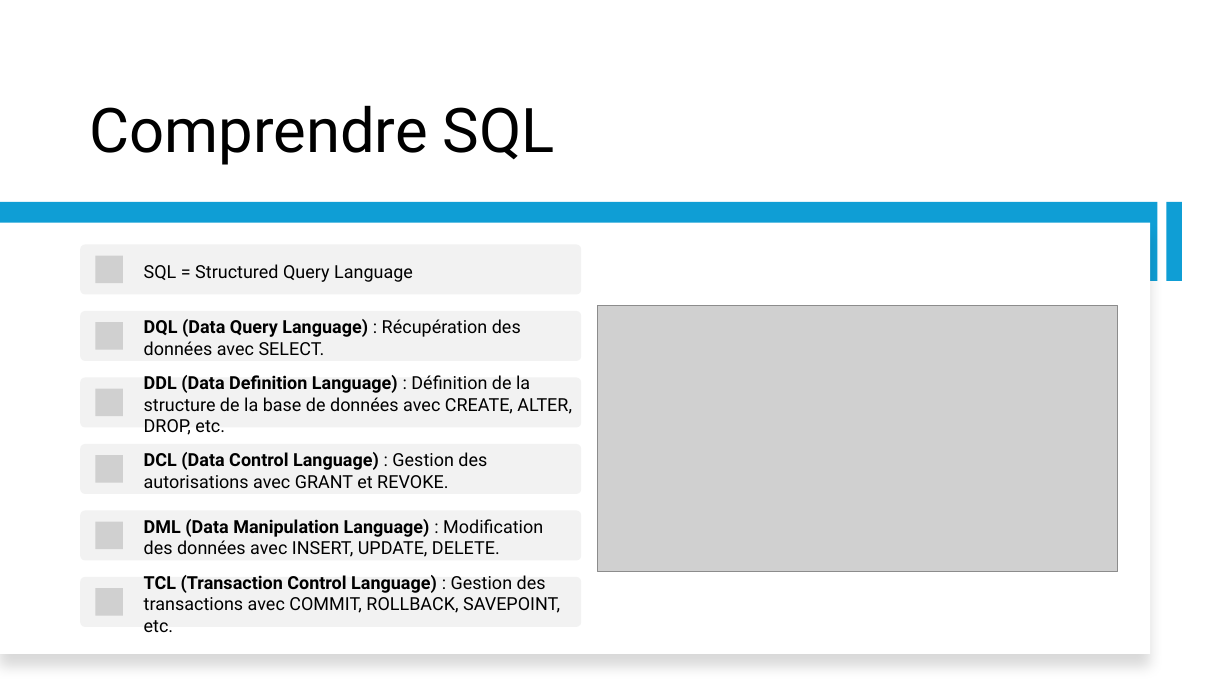
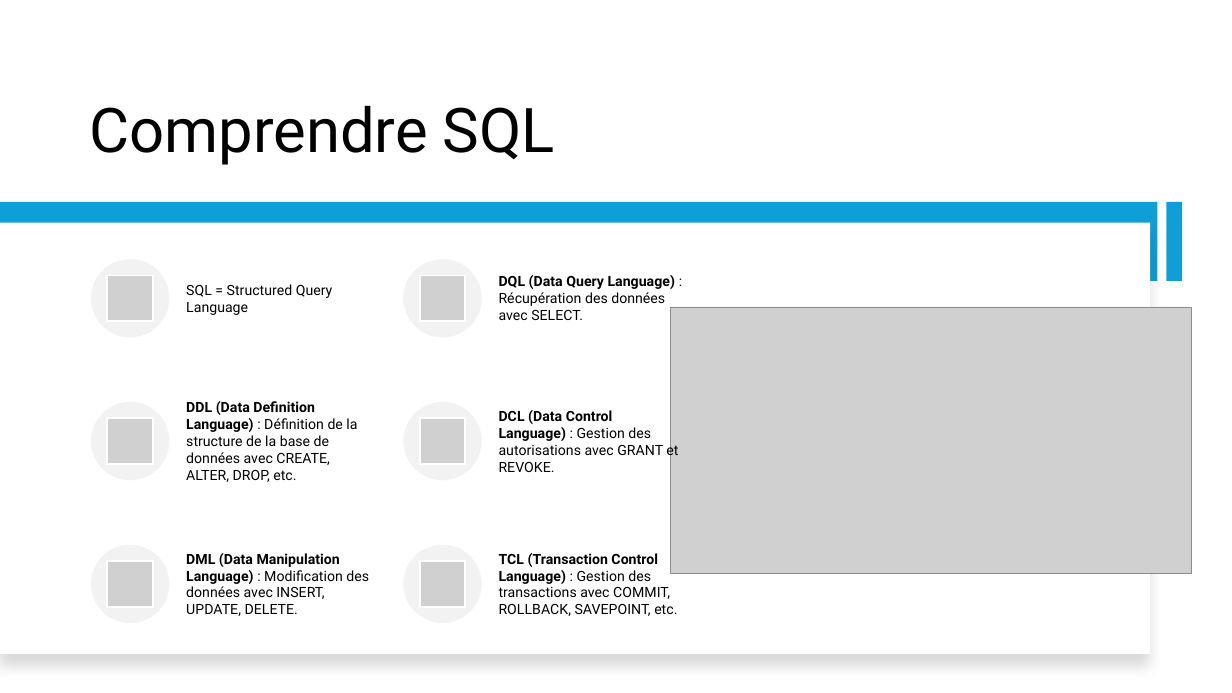
Before and after one commit to LeCoinStat/LeCoinStat, a slide deck: slide 23 of Bien_Debuter_SQL/Jour1/Bases_SQL_Guide_Pour_Bien_Démarrer.pptx (slide 20 before the commit). Drawn at 1232x693 pixels with LibreOffice and Linux fonts; fonts in the diff are those of the drawing; grey boxes stand for pictures. Boxes give left, top, right and bottom in pixels: in the first picture for what was removed or moved away, otherwise in the second. Text is boxed around its words. In the diff, an @@ line names an element or a change of style, - is before the commit and + after.

```diff
--- a/Bien_Debuter_SQL/Jour1/Bases_SQL_Guide_Pour_Bien_Démarrer.pptx
+++ b/Bien_Debuter_SQL/Jour1/Bases_SQL_Guide_Pour_Bien_Démarrer.pptx
@@ ellipse added at (x1=91, y1=259, x2=170, y2=337), fill #F2F2F2 @@
@@ free "SQL = Structured Query Language" resized from (x1=144, y1=264, x2=413, y2=282) to (x1=187, y1=259, x2=372, y2=337) @@
@@ ellipse added at (x1=404, y1=259, x2=482, y2=337), fill #F2F2F2 @@
@@ size 14 to 11 pt; less space between paragraphs in 6 elements at (x1=187, y1=259, x2=372, y2=337), (x1=187, y1=402, x2=372, y2=481), (x1=187, y1=545, x2=372, y2=624), (x1=499, y1=545, x2=684, y2=624), (x1=499, y1=402, x2=684, y2=481), (x1=499, y1=259, x2=684, y2=337) @@
@@ free "DQL (Data Query Language) : ..." resized from (x1=144, y1=319, x2=521, y2=355) to (x1=499, y1=259, x2=684, y2=337) @@
@@ picture added at (x1=107, y1=275, x2=152, y2=321) @@
@@ picture added at (x1=420, y1=275, x2=465, y2=321) @@
@@ picture moved from (x1=597, y1=305, x2=1117, y2=572) to (x1=671, y1=307, x2=1191, y2=574) @@
@@ ellipse added at (x1=91, y1=402, x2=170, y2=481), fill #F2F2F2 @@
@@ picture added at (x1=107, y1=419, x2=152, y2=464) @@
@@ free "DDL (Data Definition Language) : ..." resized from (x1=144, y1=375, x2=572, y2=435) to (x1=187, y1=402, x2=372, y2=481) @@
@@ ellipse added at (x1=404, y1=402, x2=482, y2=481), fill #F2F2F2 @@
@@ picture added at (x1=420, y1=419, x2=465, y2=464) @@
@@ free "DCL (Data Control Language) : ..." resized from (x1=144, y1=452, x2=487, y2=488) to (x1=499, y1=402, x2=684, y2=481) @@
@@ ellipse added at (x1=91, y1=545, x2=170, y2=624), fill #F2F2F2 @@
@@ picture added at (x1=107, y1=561, x2=152, y2=606) @@
@@ free "DML (Data Manipulation Language) : ..." resized from (x1=144, y1=519, x2=543, y2=557) to (x1=187, y1=545, x2=372, y2=624) @@
@@ ellipse added at (x1=404, y1=545, x2=482, y2=624), fill #F2F2F2 @@
@@ picture added at (x1=420, y1=561, x2=465, y2=606) @@
@@ free "TCL (Transaction Control Language) : ..." resized from (x1=144, y1=575, x2=560, y2=632) to (x1=499, y1=545, x2=684, y2=624) @@
@@ group removed at (x1=80, y1=245, x2=581, y2=627): 6 rounded rectangles, 6 pictures @@
```
Also in this commit, not shown: 11 other slides changed, 7 slides added, 1 slide removed, 1 other file.
